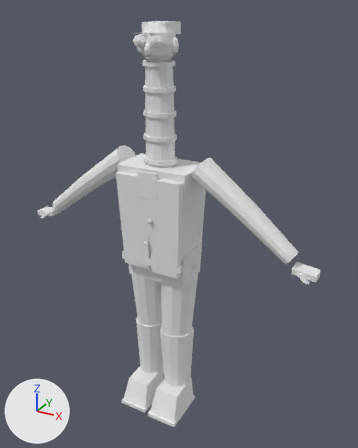
Two versions of the FBX model Assets/Supermarket/Cashier/Models/SupermarketCashier3D.fbx, one commit apart.
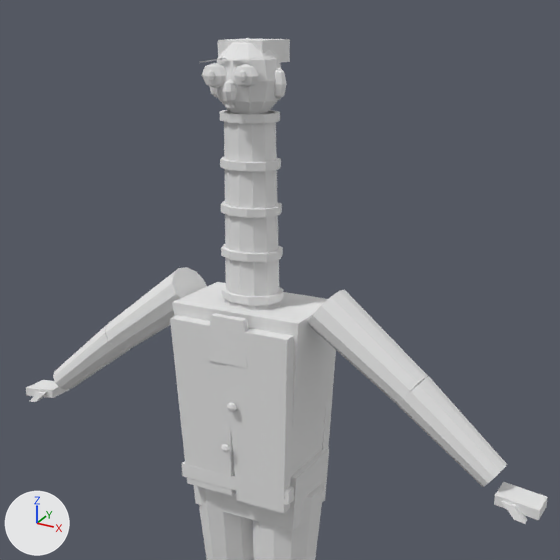
There are two pictures of each version: one whole from a 50 mm lens placed at (1.188, -1.992, 2.107), pointed at (0.074, 0.034, 1.094), one close up on the part from 7% to 91% of the width and 0% to 68% of the height. Lighting does not change. The marker at lower left points along +X, +Y and +Z. The last two pictures show the newer version. Where no turn or scale is listed for an object, it has been applied to the vertices.

The scene before the commit, as lines of its bpy script (objects in view):
```python
ob_clo_vestfront_r = bpy.data.objects.new('CLO_VestFront.R', me_clo_vestfront_r_mesh_001)
ob_clo_vestfront_r.location = (0.0, 0.0, 1.205)
ob_face_ear_l = bpy.data.objects.new('FACE_Ear.L', me_face_ear_l_mesh_001)
ob_face_ear_l.location = (0.0, -0.025, 1.485)
ob_face_eyewhite_l = bpy.data.objects.new('FACE_EyeWhite.L', me_face_eyewhite_l_mesh_001)
ob_face_eyewhite_l.location = (0.0, -0.025, 1.485)
ob_geo_torso = bpy.data.objects.new('GEO_Torso', me_geo_torso_mesh_001)
ob_geo_torso.location = (0.0, 0.0, 1.205)
ob_neck_segment_01 = bpy.data.objects.new('NECK_Segment.01', me_neck_segment_01_mesh_001)
ob_neck_segment_01.location = (0.0, -0.015, 1.335)
ob_neck_segment_02 = bpy.data.objects.new('NECK_Segment.02', me_neck_segment_02_mesh_001)
ob_neck_segment_02.location = (0.0, -0.015, 1.445)
ob_neck_segment_03 = bpy.data.objects.new('NECK_Segment.03', me_neck_segment_03_mesh_001)
ob_neck_segment_03.location = (0.0, -0.015, 1.555)
ob_neck_segment_04 = bpy.data.objects.new('NECK_Segment.04', me_neck_segment_04_mesh_001)
ob_neck_segment_04.location = (0.0, -0.015, 1.665)
ob_neck_segment_05 = bpy.data.objects.new('NECK_Segment.05', me_neck_segment_05_mesh_001)
ob_neck_segment_05.location = (0.0, -0.015, 1.775)
# also in view: 'GEO_UpperArm.R' at (-0.327, 0.005, 1.336); 'GEO_Forearm.R' at (-0.562, -0.008, 1.161); 'CLO_ShirtBib' at (0.0, -0.135, 1.342); 'HAIR_FlatCombover' at (0.0, 0.01, 2.02); 'GEO_Forearm.L' at (0.564, -0.012, 1.167)
```
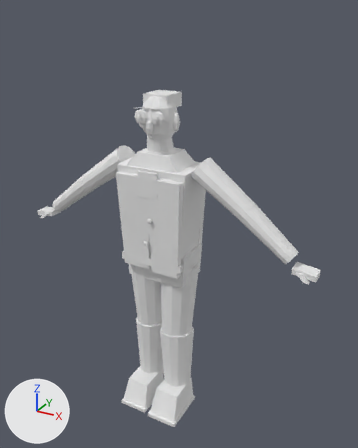
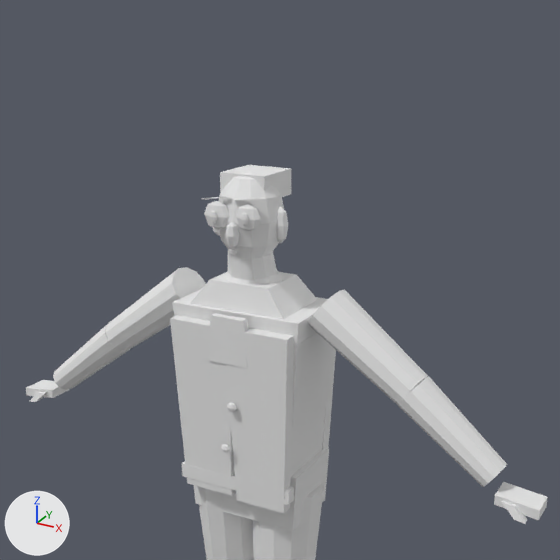
Changed parts and their boxes (x1, y1, x2, y2) in the close-ups (560 x 560 px):
'GEO_Torso', reshaped: before (172, 282, 333, 476); after (172, 272, 333, 476)
'GEO_Head', moved, rescaled (17% taller): before (216, 38, 282, 114); after (218, 170, 284, 259)
'NECK_Segment.05', deleted: before (220, 110, 280, 162)
'NECK_Segment.04', deleted: before (220, 156, 281, 209)
'NECK_Segment.03', deleted: before (221, 201, 282, 253)
'NECK_Segment.02', reshaped, moved: before (221, 244, 283, 296); after (228, 249, 277, 280)
'HAIR_FlatCombover', moved, rescaled: before (218, 39, 290, 63); after (220, 165, 291, 197)
'FACE_EyeWhite.R', moved, rescaled (15% taller): before (202, 63, 227, 88); after (204, 201, 229, 230)
'FACE_EyeWhite.L', moved, rescaled (16% taller): before (234, 64, 259, 88); after (236, 204, 261, 232)
'FACE_Ear.L', moved, rescaled (7% narrower, 15% taller): before (274, 68, 287, 100); after (276, 206, 288, 243)
'NECK_Segment.01', deleted: before (222, 285, 283, 306)
'CLO_TightCollar', moved, rescaled: before (224, 299, 282, 311); after (224, 271, 283, 284)
'FACE_Ear.R', moved, rescaled (mostly hidden): before (209, 86, 218, 98); after (213, 228, 220, 236)
part 1 of me_neck_segment_02_mesh_001, rebuilt: before (225, 257, 279, 296); after (228, 249, 277, 280)
part 2 of me_neck_segment_02_mesh_001, deleted: before (221, 244, 283, 262)
part 4 of me_geo_torso_mesh_001, added: after (190, 272, 318, 346)

Diff of the bpy script that builds the scene:
```diff
--- a/Assets/Supermarket/Cashier/Models/SupermarketCashier3D.fbx.py
+++ b/Assets/Supermarket/Cashier/Models/SupermarketCashier3D.fbx.py
@@ me_neck_segment_02_mesh_001 @@
-me_neck_segment_02_mesh_001.from_pydata(...)  # 44 vertices, 80 faces; spans x -0.083..0.083, y -0.065..0.065, z 0.0..0.11
+me_neck_segment_02_mesh_001.from_pydata(...)  # 24 vertices, 44 faces; spans x -0.071..0.071, y -0.063..0.056, z 0.041..0.159
+# me_neck_segment_02_mesh_001 part 1: the loose piece of 24 vertices spanning x -0.073..0.073, y -0.06..0.06, z 0.0..0.11 is rebuilt with 24 vertices and now spans x -0.071..0.071, y -0.063..0.056, z 0.041..0.159
+# me_neck_segment_02_mesh_001 part 2: the loose piece of 20 vertices spanning x -0.083..0.083, y -0.065..0.065, z 0.09..0.11 is deleted
 me_neck_segment_02_mesh_001.materials.append(mat_mat_player3dlit)
@@ me_face_eyewhite_r_mesh_001 @@
-me_face_eyewhite_r_mesh_001.from_pydata(...)  # 26 vertices, 48 faces; spans x -0.0797..-0.0063, y -0.0881..-0.0579, z 0.4569..0.5131
+me_face_eyewhite_r_mesh_001.from_pydata(...)  # 26 vertices, 48 faces; spans x -0.084..-0.0069, y -0.0924..-0.0606, z 0.1266..0.1986
+# me_face_eyewhite_r_mesh_001 part 8: the whole mesh is scaled about its middle by (1.05, 1.05, 1.28), then moved by (-0.0024, -0.0035, -0.3224)
 me_face_eyewhite_r_mesh_001.materials.append(mat_mat_player3dlit)
@@ me_face_ear_l_mesh_001 @@
-me_face_ear_l_mesh_001.from_pydata(...)  # 26 vertices, 48 faces; spans x 0.068..0.108, y -0.019..0.013, z 0.431..0.503
+me_face_ear_l_mesh_001.from_pydata(...)  # 26 vertices, 48 faces; spans x 0.0711..0.1131, y -0.0198..0.0138, z 0.0935..0.1856
+# me_face_ear_l_mesh_001 part 3: the whole mesh is scaled about its middle by (1.05, 1.05, 1.28), then moved by (0.0041, 0.0, -0.3274)
 me_face_ear_l_mesh_001.materials.append(mat_mat_player3dlit)
@@ me_hair_flatcombover_mesh_001 @@
-me_hair_flatcombover_mesh_001.from_pydata(...)  # 8 vertices, 12 faces; spans x -0.06..0.06, y -0.03..0.1, z 0.51..0.56
+me_hair_flatcombover_mesh_001.from_pydata(...)  # 8 vertices, 12 faces; spans x -0.0633..0.0627, y -0.0313..0.1052, z 0.1946..0.2586
+# me_hair_flatcombover_mesh_001 part 9: the whole mesh is scaled about its middle by (1.05, 1.05, 1.28), then moved by (-0.0003, 0.0019, -0.3084)
 me_hair_flatcombover_mesh_001.materials.append(mat_mat_player3dlit)
@@ me_geo_head_mesh_001 @@
-me_geo_head_mesh_001.from_pydata(...)  # 62 vertices, 120 faces; spans x -0.079..0.091, y -0.081..0.075, z 0.385..0.565
+me_geo_head_mesh_001.from_pydata(...)  # 62 vertices, 120 faces; spans x -0.083..0.095, y -0.085..0.079, z 0.035..0.265
+# me_geo_head_mesh_001 part 10: the whole mesh is scaled about its middle by (1.05, 1.05, 1.28), then moved by (0.0, 0.0, -0.325)
 me_geo_head_mesh_001.materials.append(mat_mat_player3dlit)
@@ me_geo_torso_mesh_001 @@
-me_geo_torso_mesh_001.from_pydata(...)  # 8 vertices, 12 faces; spans x -0.187..0.187, y -0.112..0.108, z -0.316..0.206
+me_geo_torso_mesh_001.from_pydata(...)  # 16 vertices, 24 faces; spans x -0.187..0.187, y -0.113..0.108, z -0.316..0.272
+# me_geo_torso_mesh_001 part 4
+# 8 vertices are added at x -0.184..0.184, y -0.113..0.105, z 0.147..0.272
+# 12 new faces join them
 me_geo_torso_mesh_001.materials.append(mat_mat_player3dlit)
@@ me_face_ear_r_mesh_001 @@
-me_face_ear_r_mesh_001.from_pydata(...)  # 26 vertices, 48 faces; spans x -0.108..-0.068, y -0.015..0.017, z 0.429..0.497
+me_face_ear_r_mesh_001.from_pydata(...)  # 26 vertices, 48 faces; spans x -0.1137..-0.0717, y -0.0156..0.018, z 0.0909..0.178
+# me_face_ear_r_mesh_001 part 6: the whole mesh is scaled about its middle by (1.05, 1.05, 1.28), then moved by (-0.0047, 0.0002, -0.3286)
 me_face_ear_r_mesh_001.materials.append(mat_mat_player3dlit)
@@ me_clo_tightcollar_mesh_001 @@
-me_clo_tightcollar_mesh_001.from_pydata(...)  # 24 vertices, 44 faces; spans x -0.092..0.092, y -0.091..0.06, z 0.188..0.222
+me_clo_tightcollar_mesh_001.from_pydata(...)  # 24 vertices, 44 faces; spans x -0.093..0.093, y -0.086..0.066, z 0.254..0.288
+# me_clo_tightcollar_mesh_001 part 7: the whole mesh is scaled about its middle by (1.02, 1, 1), then moved by (0.0, 0.006, 0.066)
 me_clo_tightcollar_mesh_001.materials.append(mat_mat_player3dlit)
@@ me_face_eyewhite_l_mesh_001 @@
-me_face_eyewhite_l_mesh_001.from_pydata(...)  # 26 vertices, 48 faces; spans x 0.007..0.075, y -0.087..-0.059, z 0.461..0.513
+me_face_eyewhite_l_mesh_001.from_pydata(...)  # 26 vertices, 48 faces; spans x 0.0071..0.0785, y -0.0912..-0.0618, z 0.1319..0.1984
+# me_face_eyewhite_l_mesh_001 part 5: the whole mesh is scaled about its middle by (1.05, 1.05, 1.28), then moved by (0.0018, -0.0035, -0.3218)
 me_face_eyewhite_l_mesh_001.materials.append(mat_mat_player3dlit)
@@ ob_neck_segment_02 @@
 ob_neck_segment_02 = bpy.data.objects.new('NECK_Segment.02', me_neck_segment_02_mesh_001)
-ob_neck_segment_02.location = (0.0, -0.015, 1.445)
+ob_neck_segment_02.location = (0.0, -0.01, 1.41)
@@ ob_neck_segment_05 @@
-ob_neck_segment_05 = bpy.data.objects.new('NECK_Segment.05', me_neck_segment_05_mesh_001)
@@ ob_neck_segment_01 @@
-ob_neck_segment_01 = bpy.data.objects.new('NECK_Segment.01', me_neck_segment_01_mesh_001)
@@ ob_neck_segment_04 @@
-ob_neck_segment_04 = bpy.data.objects.new('NECK_Segment.04', me_neck_segment_04_mesh_001)
@@ ob_neck_segment_03 @@
-ob_neck_segment_03 = bpy.data.objects.new('NECK_Segment.03', me_neck_segment_03_mesh_001)
```
